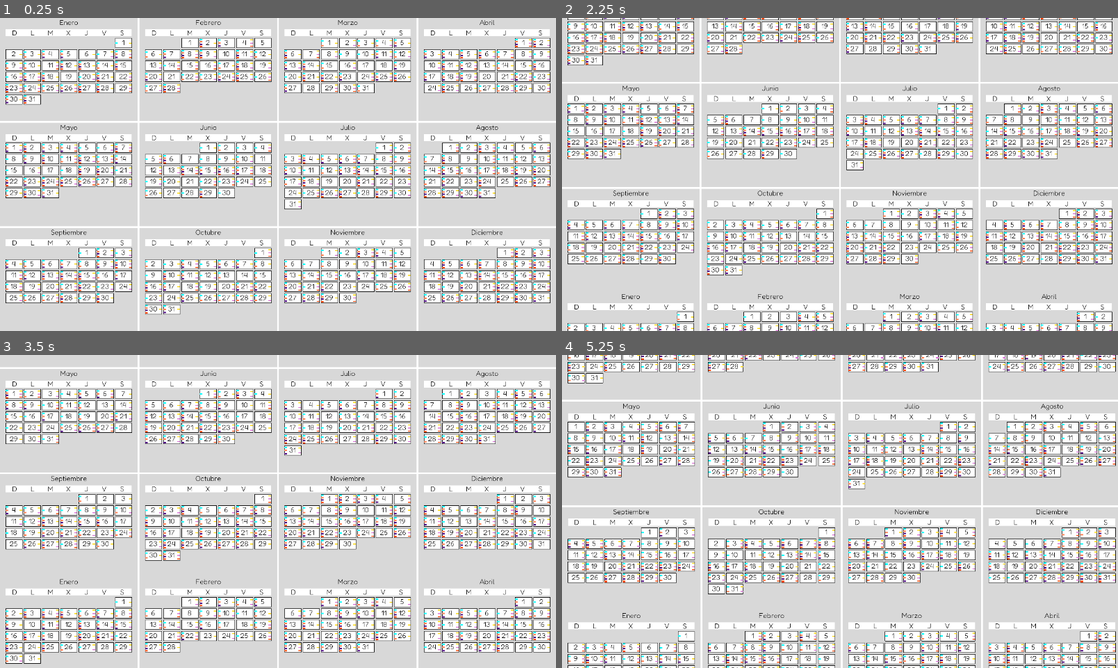
Above: before the commit, frames 1-4 (two rows, left to right).
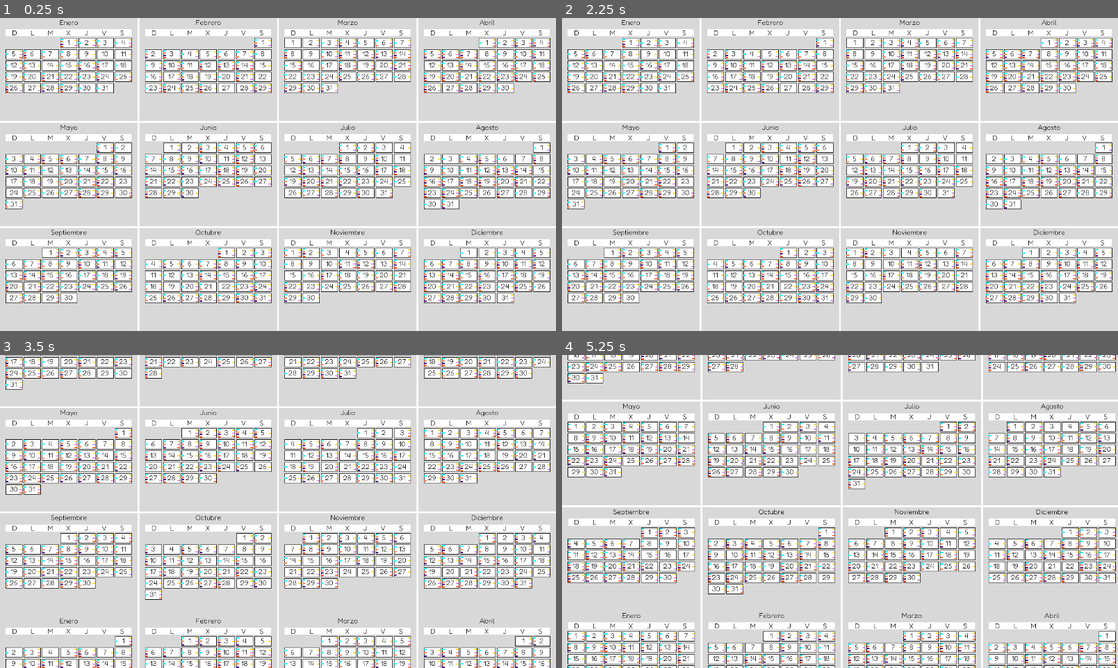
Above: after the commit, the same moments.

Repository: LeoleUCAB/herramienta-rrhh
Game: Godot game, scene res://Calendar.tscn
The game is run twice, just before and just after one commit, with the same random seed, the same clock (stepped at 60 frames per second) and the same inputs.
Inputs (mouse positions are in pixels of both pictures, inside the frame that each line leads up to):
- Up to frame 1 (0.25 s): no input
- Up to frame 2 (2.25 s): tap Enter at 0.5, 2 s; move the mouse to (962, 158) at 0.52 s; press the mouse at (962, 158) at 0.53 s; release the mouse at (962, 158) at 1.25 s; tap Space at 1.25 s; drag from (728, 190) to (812, 237) at 1.27 s; move the mouse to (895, 105) at 2.02 s; tap Mouse wheel down (cam_zoom_out) at 2.1 s; click (895, 105) at 2.17 s
- Up to frame 3 (3.5 s): tap Space at 2.75 s; drag from (250, 574) to (111, 464) at 2.77 s
- Up to frame 4 (5.25 s): move the mouse to (1006, 558) at 3.52 s; tap Mouse wheel up (cam_zoom_in) at 3.6 s; click (1006, 558) at 3.67 s; tap Enter at 4.25 s; drag from (673, 464) to (756, 433) at 4.27 s; move the mouse to (867, 511) at 5.02 s; press the mouse at (867, 511) at 5.03 s

The runs differ from the first frame. In frame 1, 13% of the frame differs, in the area x 1-99%, y 6-95%; in frame 2, 64%, in the area x 0-100%, y 0-100%; in frame 3, 64%; in frame 4, 5.6%.

Commit message:
Scrollwheel Deactivada, Years Generados
- Desactivada el uso de la scrollwheel para el scroll container, y asi dedicar su unico uso para el zoom
- Implementado el codigo que permite generar la escena Year dinamicamente, dado el valor del año (por defecto, 1900)

Diff:
--- a/Calendar.gd
+++ b/Calendar.gd
@@ -0,0 +1,13 @@
+extends Node2D
+
+onready var scrollContainer = $ScrollContainer/VBoxContainer
+export var yearScene: PackedScene
+
+func _ready():
+	for i in range(5):
+		var newYear = yearScene.instance()
+		newYear.setYear(2020 + i)
+		newYear.rect_min_size = Vector2(35850, 20160)
+		newYear.set_mouse_filter(Control.MOUSE_FILTER_IGNORE)
+		scrollContainer.add_child(newYear)
+	pass
--- a/Calendar.tscn
+++ b/Calendar.tscn
@@ -1,50 +1,29 @@
-[gd_scene load_steps=3 format=2]
+[gd_scene load_steps=5 format=2]
 
 [ext_resource path="res://scenes/yearView/Year.tscn" type="PackedScene" id=1]
 [ext_resource path="res://CameraController.gd" type="Script" id=2]
+[ext_resource path="res://Calendar.gd" type="Script" id=3]
+[ext_resource path="res://ScrollContainer.gd" type="Script" id=4]
 
 [node name="Calendar" type="Node2D"]
+script = ExtResource( 3 )
+yearScene = ExtResource( 1 )
 
 [node name="ScrollContainer" type="ScrollContainer" parent="."]
 margin_right = 35852.0
 margin_bottom = 20160.0
 follow_focus = true
+scroll_horizontal_enabled = false
+script = ExtResource( 4 )
 __meta__ = {
 "_edit_use_anchors_": false
 }
 
 [node name="VBoxContainer" type="VBoxContainer" parent="ScrollContainer"]
-margin_right = 35850.0
-margin_bottom = 80652.0
+margin_right = 35852.0
+margin_bottom = 20160.0
 size_flags_horizontal = 3
 size_flags_vertical = 3
-
-[node name="Year" parent="ScrollContainer/VBoxContainer" instance=ExtResource( 1 )]
-anchor_right = 0.0
-anchor_bottom = 0.0
-margin_right = 35850.0
-margin_bottom = 20160.0
-
-[node name="Year2" parent="ScrollContainer/VBoxContainer" instance=ExtResource( 1 )]
-anchor_right = 0.0
-anchor_bottom = 0.0
-margin_top = 20164.0
-margin_right = 35850.0
-margin_bottom = 40324.0
-
-[node name="Year3" parent="ScrollContainer/VBoxContainer" instance=ExtResource( 1 )]
-anchor_right = 0.0
-anchor_bottom = 0.0
-margin_top = 40328.0
-margin_right = 35850.0
-margin_bottom = 60488.0
-
-[node name="Year4" parent="ScrollContainer/VBoxContainer" instance=ExtResource( 1 )]
-anchor_right = 0.0
-anchor_bottom = 0.0
-margin_top = 60492.0
-margin_right = 35850.0
-margin_bottom = 80652.0
 
 [node name="Camera2D" type="Camera2D" parent="."]
 anchor_mode = 0
--- a/CameraController.gd
+++ b/CameraController.gd
@@ -4,6 +4,7 @@
 const MIN_ZOOM_LEVEL = 28
 const ZOOM_INCREMENT = 0.05
 const CALENDAR_WIDTH = 1280
+const CALENDAR_HEIGHT = 720
 
 signal moved()
 signal zoomed()
@@ -18,10 +19,16 @@
 
 func _process(delta):
 	deltaValue = delta
+
+	## If camera moves out of bounds, it moves it back in bounds.
 	if get_offset()[0] < 0:
 		set_offset(Vector2(0, get_offset()[1]))
-	if get_offset()[0] > CALENDAR_WIDTH * ZOOM_INCREMENT * ((MIN_ZOOM_LEVEL - zoom[0]) * 20):
+	elif get_offset()[0] > CALENDAR_WIDTH * ZOOM_INCREMENT * ((MIN_ZOOM_LEVEL - zoom[0]) * 20):
 		set_offset(Vector2(CALENDAR_WIDTH * ZOOM_INCREMENT * ((MIN_ZOOM_LEVEL - zoom[0]) * 20), get_offset()[1]))
+	if get_offset()[1] < 0:
+		set_offset(Vector2(get_offset()[0], 0))
+	elif get_offset()[1] > CALENDAR_HEIGHT * ZOOM_INCREMENT * ((MIN_ZOOM_LEVEL - zoom[0]) * 20):
+		set_offset(Vector2(get_offset()[0], CALENDAR_HEIGHT * ZOOM_INCREMENT * ((MIN_ZOOM_LEVEL - zoom[0]) * 20)))
 
 func _input(event):
 	if event.is_action_pressed("cam_drag"):
@@ -34,7 +41,6 @@
 		_update_zoom(ZOOM_INCREMENT * deltaValue * 100, get_local_mouse_position())
 	elif event is InputEventMouseMotion && _drag:
 		set_offset(Vector2(get_offset()[0] - event.relative[0]*_current_zoom_level, get_offset()[1]))
-		prints(get_offset(), zoom)
 
 func _update_zoom(incr, zoom_anchor):
 	var old_zoom = _current_zoom_level
--- /dev/null
+++ b/ScrollContainer.gd
@@ -0,0 +1,10 @@
+extends ScrollContainer
+
+func _ready() -> void:
+	pass
+
+func _input(event: InputEvent) -> void:
+	if event is InputEventMouseButton and (event.button_index == BUTTON_WHEEL_DOWN || event.button_index == BUTTON_WHEEL_UP):
+		set_mouse_filter(Control.MOUSE_FILTER_IGNORE)
+	else:
+		set_mouse_filter(Control.MOUSE_FILTER_STOP)
--- a/scenes/yearView/Year.gd
+++ b/scenes/yearView/Year.gd
@@ -4,10 +4,11 @@
 
 export var monthScene: PackedScene
 
+var year: int = 1900 setget setYear
+
 func _ready():
 	for i in range(12):
 		var newMonth = monthScene.instance()
-		var year = 2022 #this shouldn't be constant
 		var newMonthDate: Dictionary = {
 			"year": year,
 			"month": i + 1,
@@ -45,3 +46,6 @@
 	else:
 		daysInMonth = 31 - ((month - 1) % 7 % 2) #it just works don't worry about it: http://www.dispersiondesign.com/articles/time/number_of_days_in_a_month
 	return daysInMonth
+
+func setYear(value):
+	year = value
